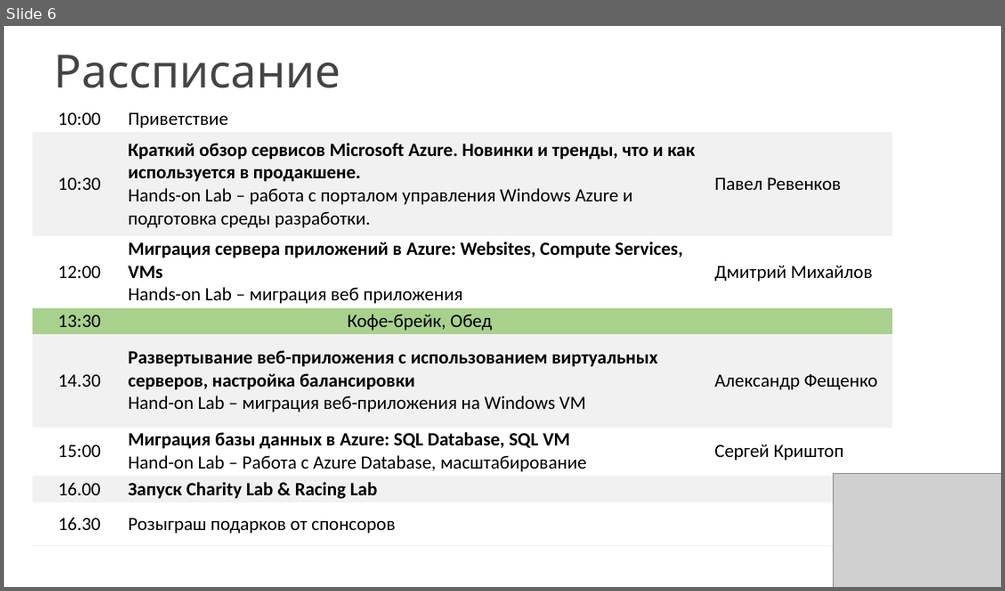
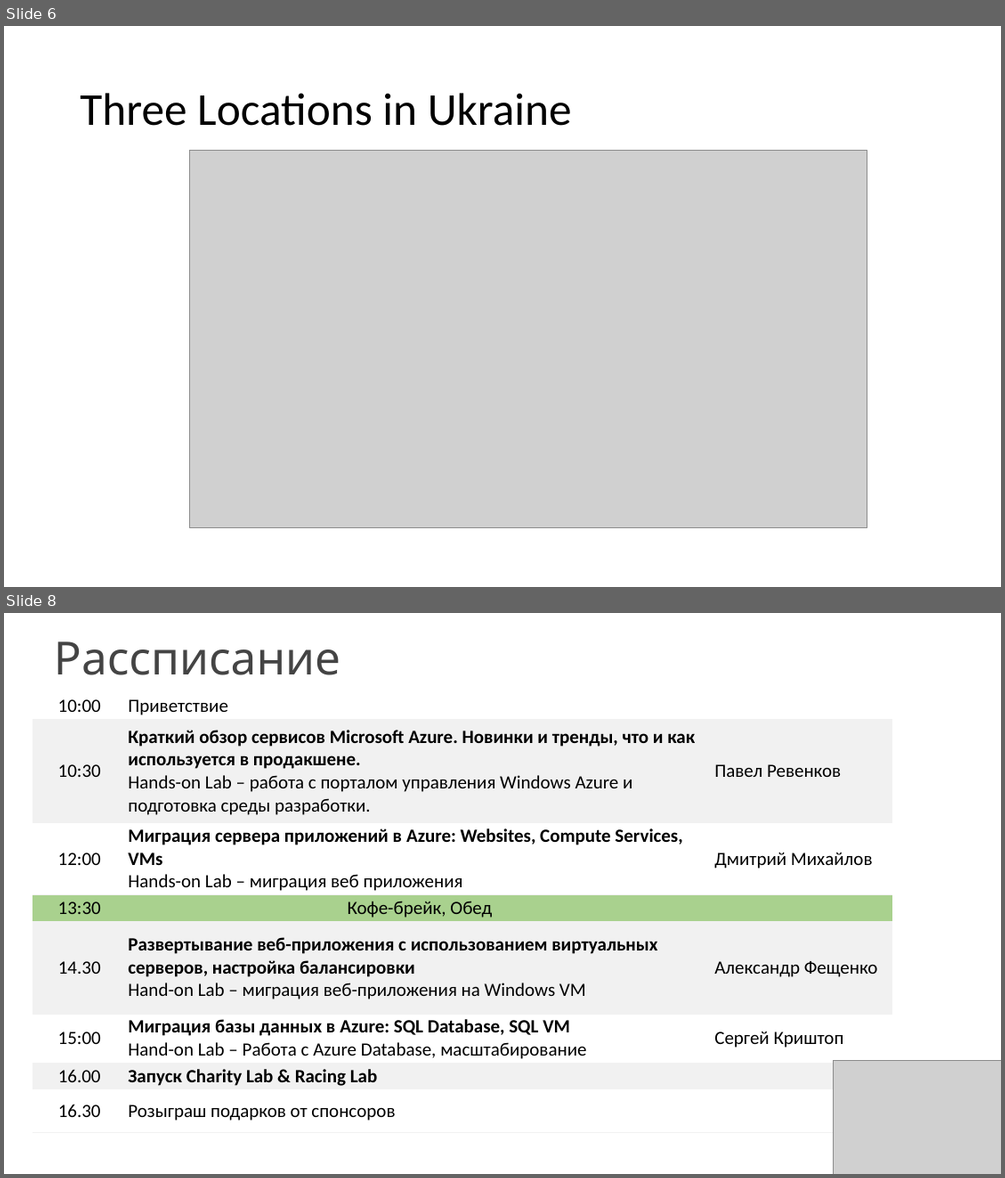
Before and after one commit to PyroJoke/AzureBootcamp2015Kharkiv, a slide deck: Presentations/GAB2015-Keynote.pptx. Shown one above the other, each under a label of ours: slide 6 before the commit, slides 6 and 8 after it; the slides between them are not shown. The pictures are 1005x591 and 1005x1178 pixels, drawn with LibreOffice and Linux fonts; fonts in the diff are those of the drawing; grey boxes stand for pictures. Boxes give left, top, right and bottom in pixels: in the first picture for what was removed or moved away, otherwise in the second. Text is boxed around its words. In the diff, an @@ line names an element or a change of style, - is before the commit and + after.

```diff
--- a/Presentations/GAB2015-Keynote.pptx
+++ b/Presentations/GAB2015-Keynote.pptx
@@ slide 6 added at [4,26,1001,587], background #FFFFFF @@
@@ title added at [80,93,572,126], 44 pt, text #000000 @@
+Three Locations in Ukraine
@@ picture added at [189,150,867,527] @@
@@ what was slide 6 is now slide 8 @@
```
Also in this commit, not shown: 4 slides changed, 1 other slide added, 1 other file.
